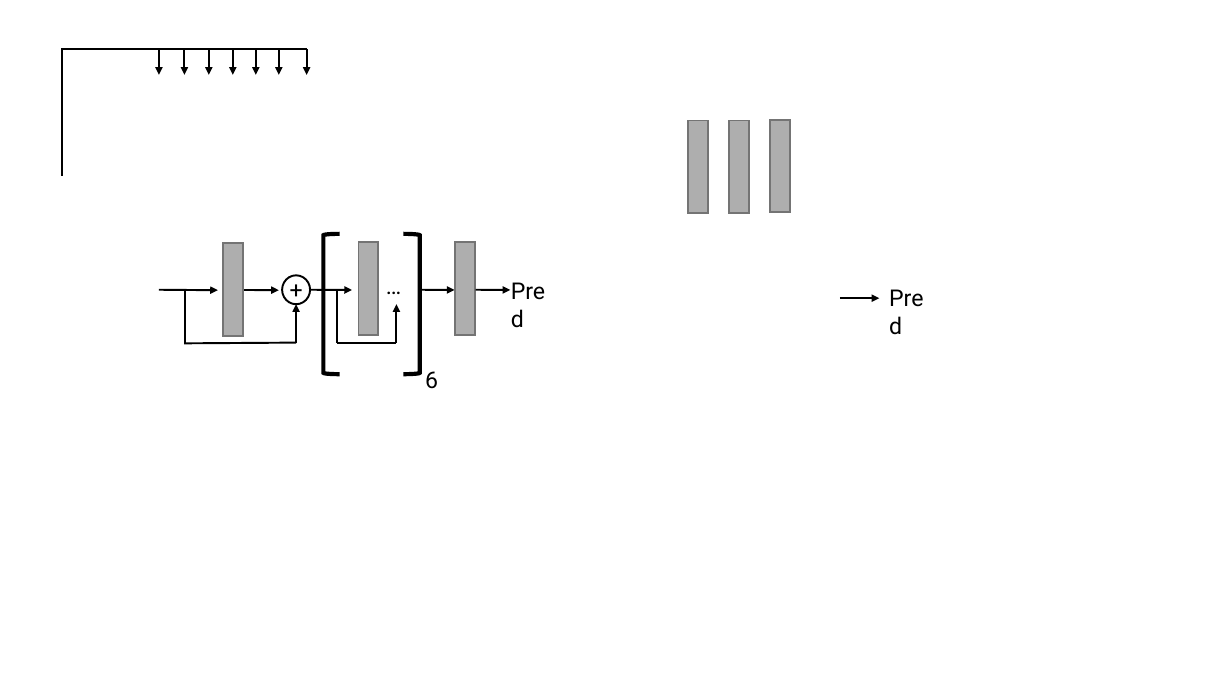
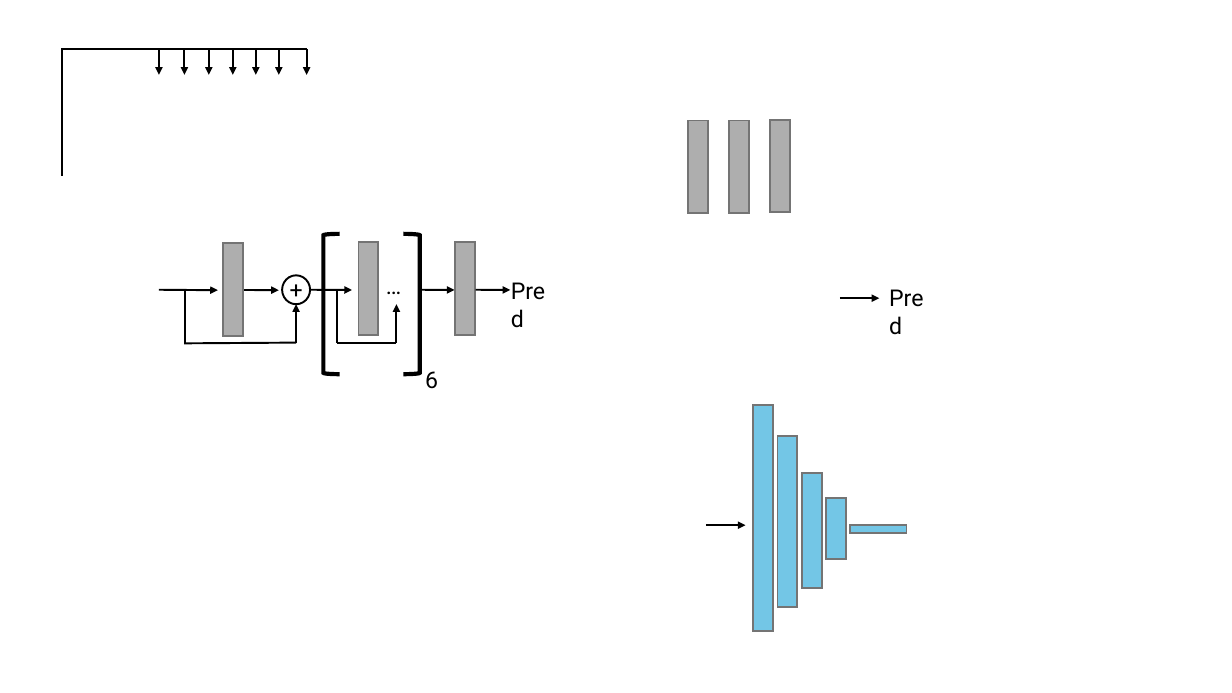
Before and after one commit to planaria158/BERT-antibody-antigen-binding-energy, a slide deck: slide 23 of Homework-aAlphaBio.pptx (slide 19 before the commit). Drawn at 1232x693 pixels with LibreOffice and Linux fonts; fonts in the diff are those of the drawing. Boxes give left, top, right and bottom in pixels: in the first picture for what was removed or moved away, otherwise in the second. Text is boxed around its words. In the diff, an @@ line names an element or a change of style, - is before the commit and + after.

```diff
--- a/Homework-aAlphaBio.pptx
+++ b/Homework-aAlphaBio.pptx
@@ group added at box(706, 405, 907, 631): 5 rectangles, 1 arrow @@
```
Also in this commit, not shown: 6 other slides changed, 3 slides added, 2 slides removed.
